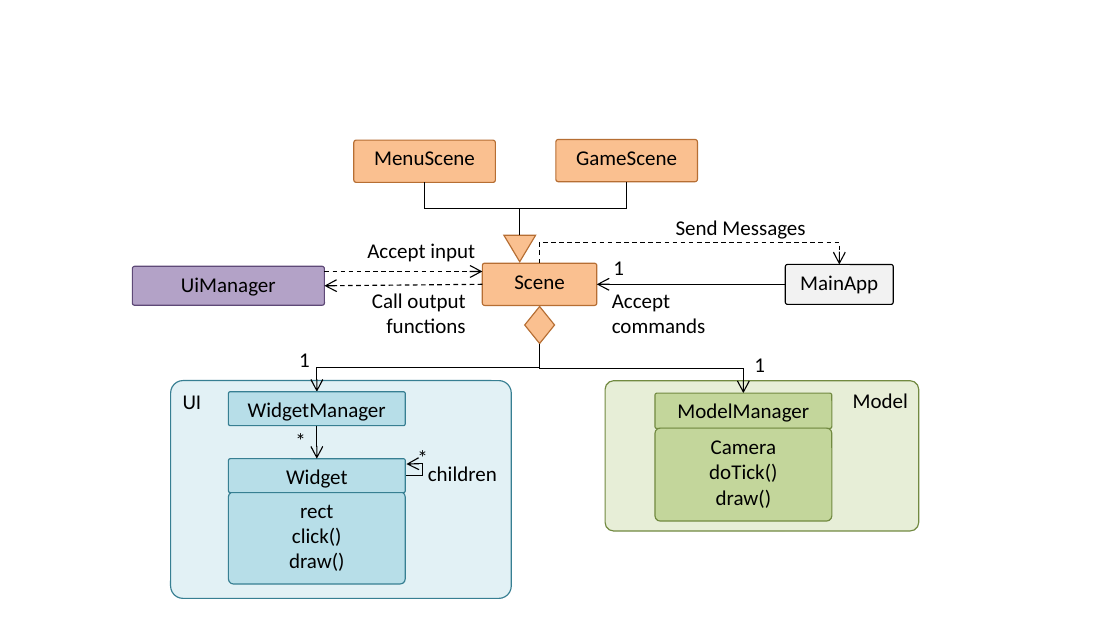
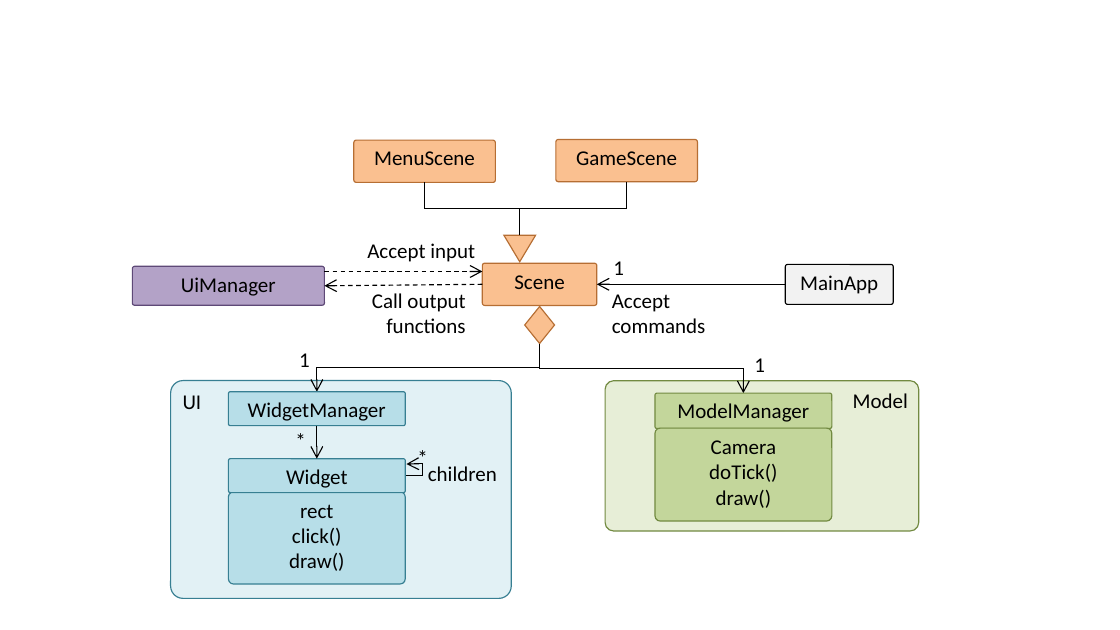
Before and after one commit to OrangeJuice7/SDL-OpenGL-Game-Framework, a slide deck: slide 1 of docs/diagrams/SceneClassDiagram.pptx. Drawn at 1120x630 pixels with LibreOffice and Linux fonts; fonts in the diff are those of the drawing. Boxes give left, top, right and bottom in pixels: in the first picture for what was removed or moved away, otherwise in the second. Text is boxed around its words. In the diff, an @@ line names an element or a change of style, - is before the commit and + after.

Commit message:
Update guide with new Message system

```diff
--- a/docs/diagrams/SceneClassDiagram.pptx
+++ b/docs/diagrams/SceneClassDiagram.pptx
@@ text removed at [676,220,805,239] @@
-Send Messages
@@ elbow arrow removed from (539, 263) to (839, 265) @@
```
Also in this commit, not shown: 5 other files.
